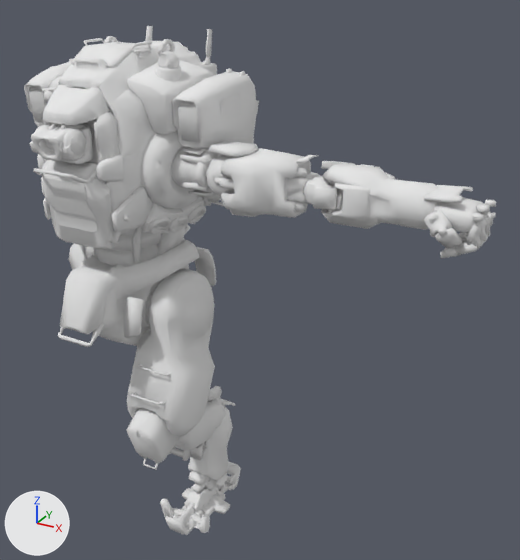
Two versions of the OBJ model BT_model_PM/Arm_top.obj, one commit apart.
Before and after are seen from a 50 mm lens placed at (57.1, -69.5, 75.9), pointed at (16.6, 4.2, 39.1). The axes (+X, +Y, +Z) are drawn at lower left. The lights are the same throughout. Where no turn or scale is listed for an object, it has been applied to the vertices.

Names of what the first picture shows: 'arm', 'arm.001', 'body', 'hatch.001', 'hatch.002', 'leg', 'leg.001', 'leg.002'.
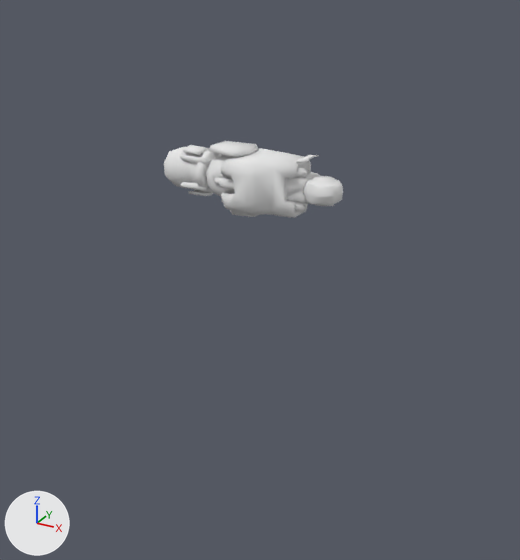
What differs and where, as boxes [x1, y1, x2, y2] in the pictures (520 x 560 px):
'body', deleted: before [24, 26, 259, 347]
    faces in mat_bt_a_all (white #e7e7e7): [24, 26, 259, 347]
    faces in mat_bt_decal_02 (white #e7e7e7): [61, 69, 240, 121]
'leg.002', deleted: before [127, 268, 215, 437]
'arm.001', deleted: before [313, 161, 496, 259]
'hatch.002', deleted: before [29, 85, 119, 164]
    faces in mat_bt_a_all (white #e7e7e7): [29, 85, 119, 164]
    faces in mat_bt_a_all_factory (white #e7e7e7): [49, 123, 93, 164]
'hatch.001', deleted: before [33, 159, 115, 249]
    faces in mat_bt_a_all (white #e7e7e7): [33, 159, 115, 249]
    faces in mat_bt_decal (white #e7e7e7): [43, 177, 97, 232]
'leg', deleted: before [160, 398, 241, 535]
'leg.001', deleted: before [127, 386, 225, 470]

The change in detail:
Object 'arm.001' (ob_arm_001) is deleted.
Object 'body' (ob_body) is deleted.
Object 'hatch.001' (ob_hatch_001) is deleted.
Object 'hatch.002' (ob_hatch_002) is deleted.
Object 'leg' (ob_leg) is deleted.
Object 'leg.001' (ob_leg_001) is deleted.
Object 'leg.002' (ob_leg_002) is deleted.
